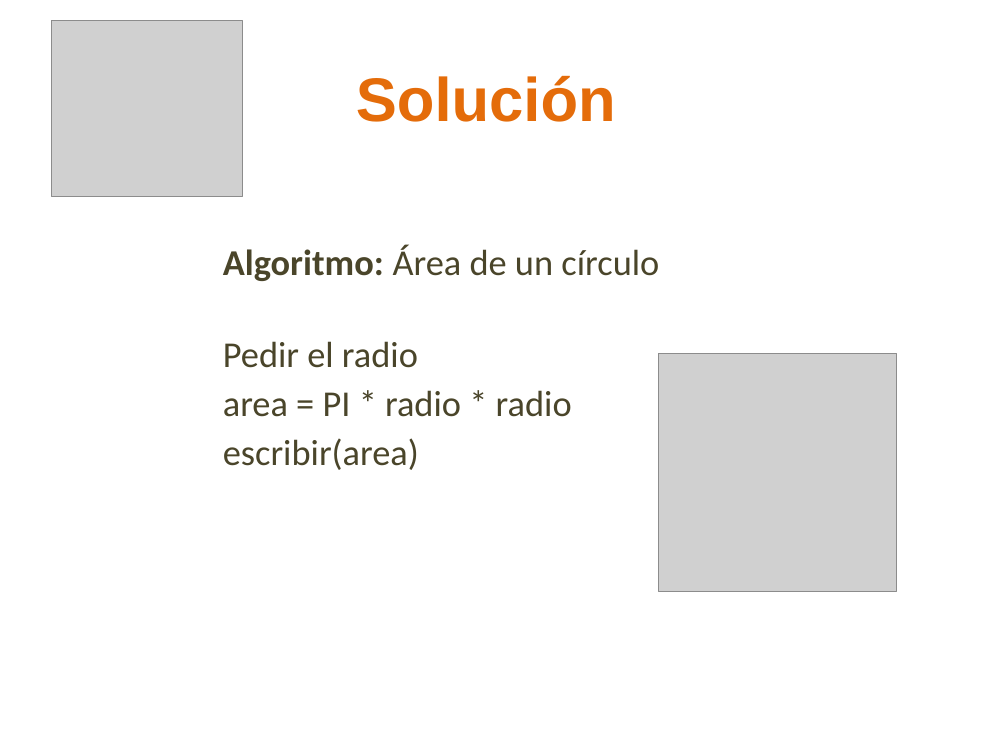
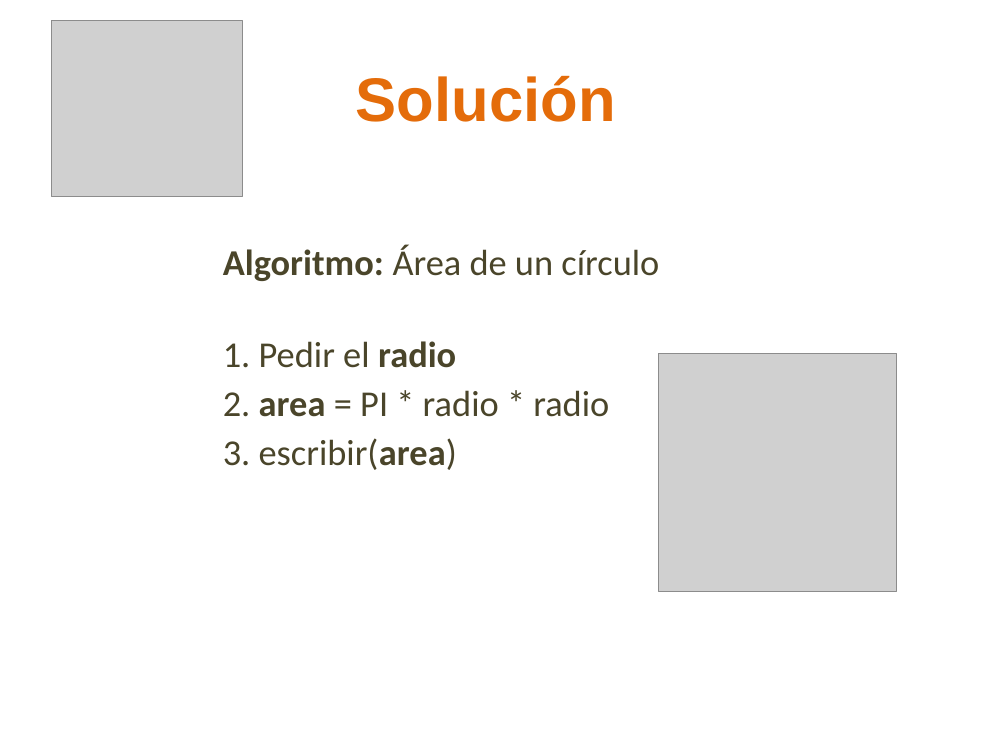
Before and after one commit to lizetheP/PensamientoC, a slide deck: slide 19 of Calendario2022/presentaciones/3_Componentes.pptx. Drawn at 1008x756 pixels with LibreOffice and Linux fonts; fonts in the diff are those of the drawing; grey boxes stand for pictures. Boxes give left, top, right and bottom in pixels: in the first picture for what was removed or moved away, otherwise in the second. Text is boxed around its words. In the diff, an @@ line names an element or a change of style, - is before the commit and + after.

```diff
--- a/Calendario2022/presentaciones/3_Componentes.pptx
+++ b/Calendario2022/presentaciones/3_Componentes.pptx
@@ text at box(223, 341, 609, 470): text changed @@
-Pedir el radio
-area = PI * radio * radio
-escribir(area)
+1. Pedir el radio
+2. area = PI * radio * radio
+3. escribir(area)
```
Also in this commit, not shown: 1 other file.
